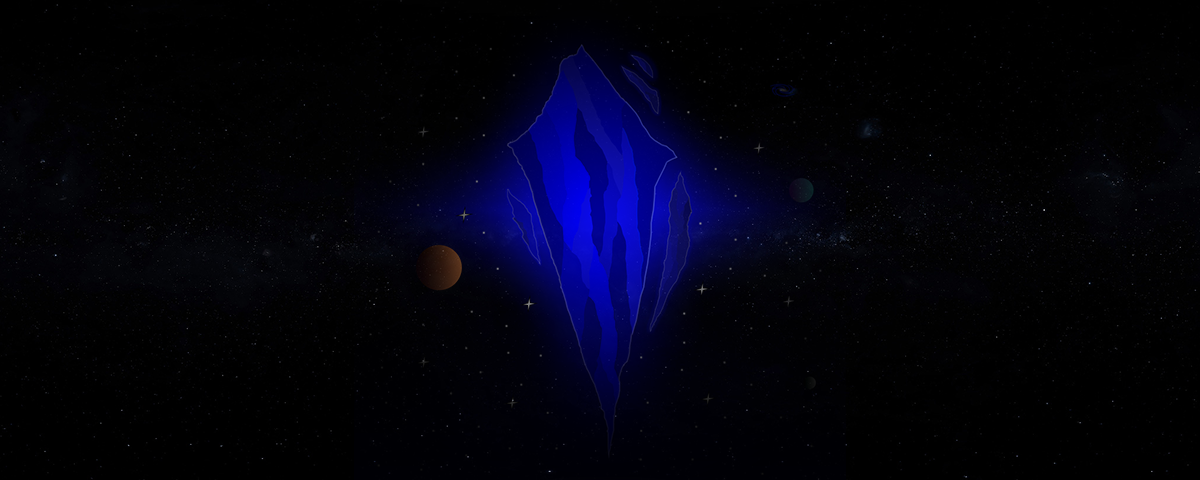
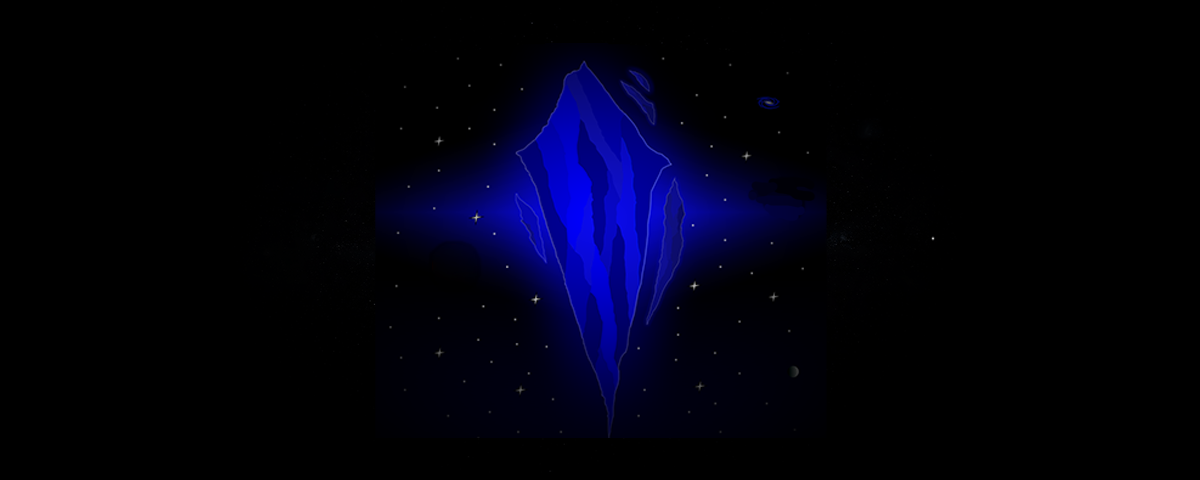
Layer changes from the first 1200 x 480 image to the second:
added layer "DistantStar" (67th of 67, in "Artboard 1") in group "Artboard 1" over bbox(931, 236, 935, 241)
added layer "Gradient Fill 1" in group "Artboard 1" over bbox(0, 0, 1200, 480)
added layer "Remove tool edits" in group "Artboard 1" over bbox(426, 176, 816, 296)
added layer "Remove tool edits 1" in group "Artboard 1" over bbox(760, 174, 808, 222)
painted on "VectorArt", unmasked it over bbox(354, 0, 846, 480)
painted on "2k_stars_milky_way" over bbox(0, 0, 1200, 480)